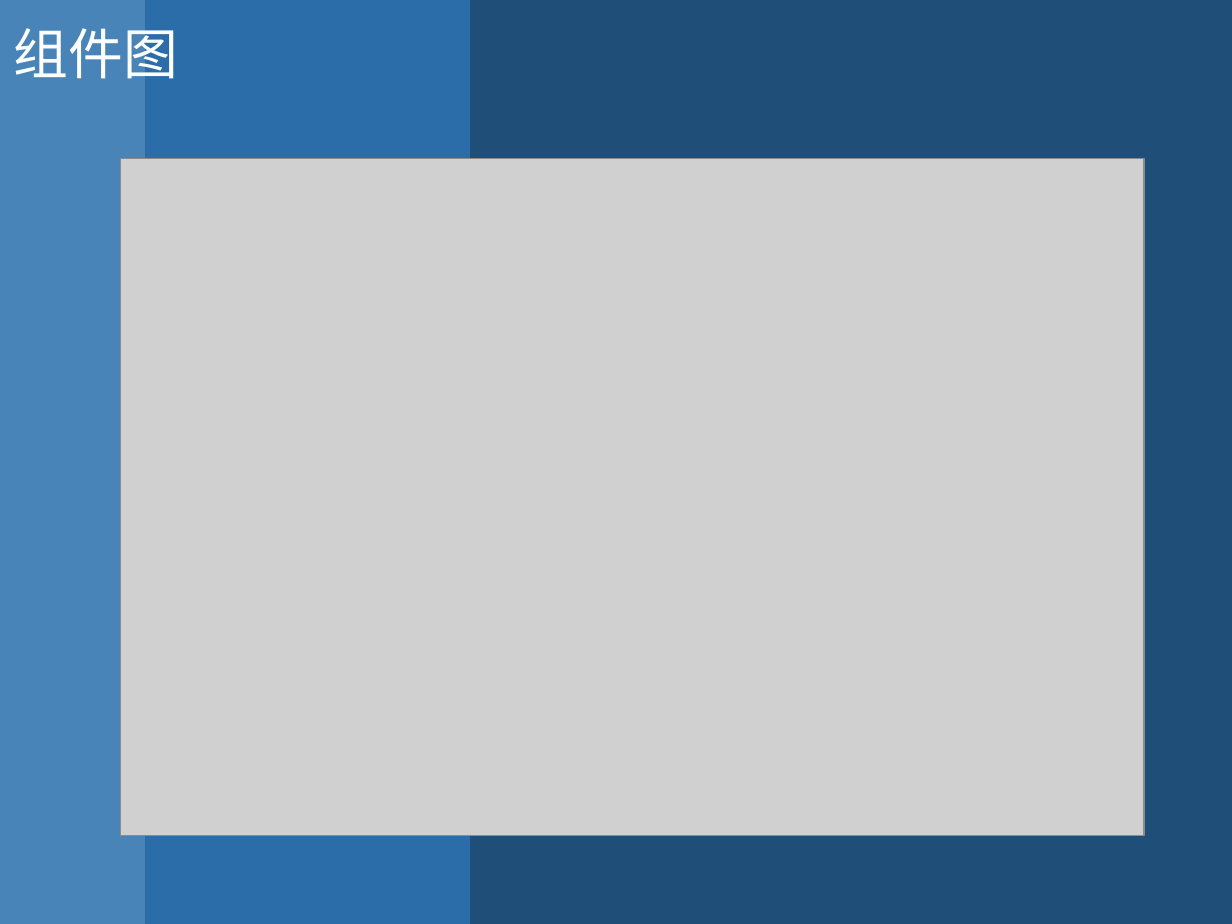
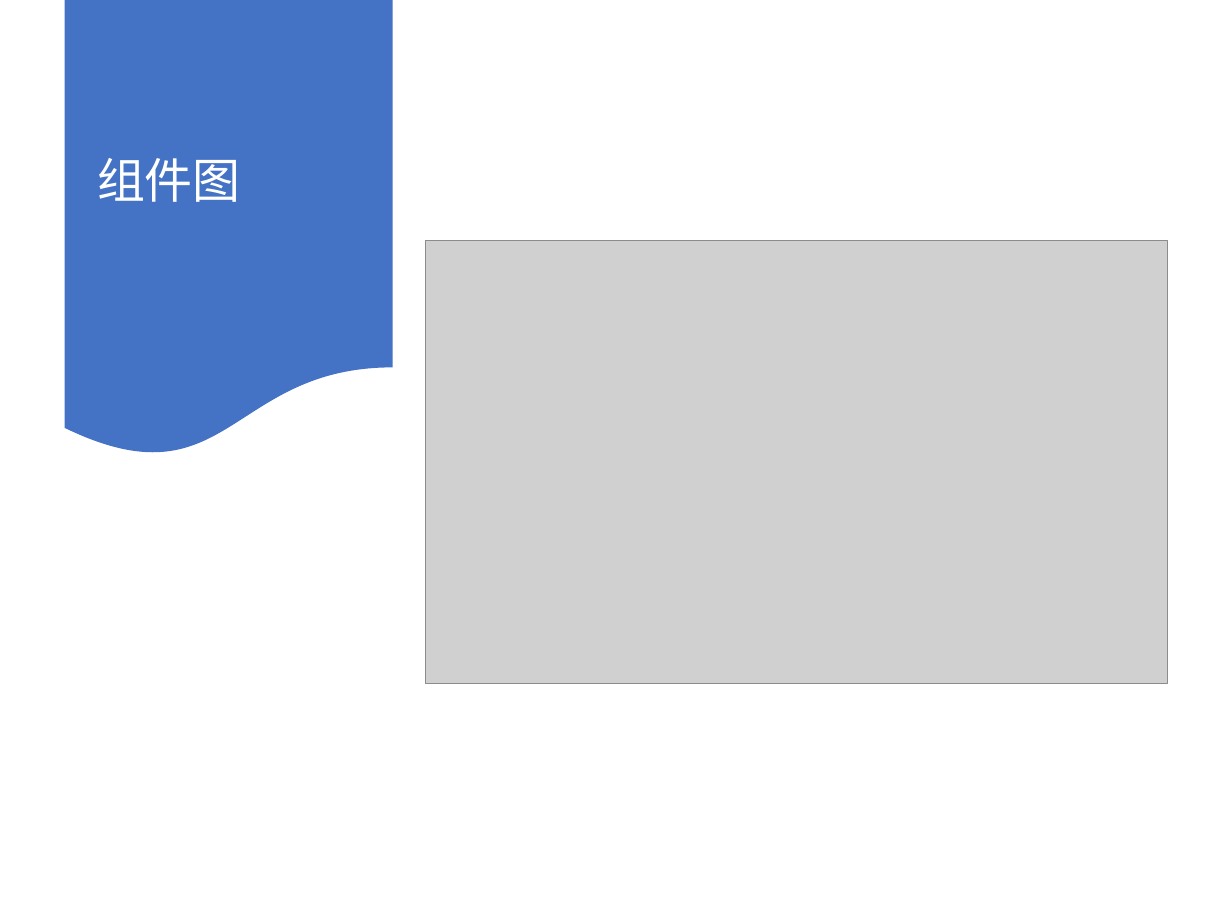
Before and after one commit to PatrickZad/AISRED, a slide deck: slide 15 of TEAM演示.pptx. Drawn at 1232x924 pixels with LibreOffice and Linux fonts; fonts in the diff are those of the drawing; grey boxes stand for pictures. Boxes give left, top, right and bottom in pixels: in the first picture for what was removed or moved away, otherwise in the second. Text is boxed around its words. In the diff, an @@ line names an element or a change of style, - is before the commit and + after.

```diff
--- a/TEAM演示.pptx
+++ b/TEAM演示.pptx
@@ background #1F4E79 to #FFFFFF @@
@@ rectangle removed at (0, 0, 145, 924) @@
@@ flow chart document added at (64, 0, 392, 458), fill #4472C4 @@
@@ text "组件图": place and size @@
-text "组件图" at (14, 28, 178, 79)
+text "组件图" at (97, 158, 241, 202)
@@ text "组件图" at (97, 158, 241, 202): size 32 to 28 pt; line spacing 1 to 0.9; more space between paragraphs; vertical alignment top to middle @@
@@ rectangle removed at (145, 0, 471, 924) @@
@@ picture: place and size @@
-picture at (121, 159, 1145, 835)
+picture at (425, 240, 1168, 684)
```
Also in this commit, not shown: 8 other slides changed, 2 slides added, 2 slides removed.
